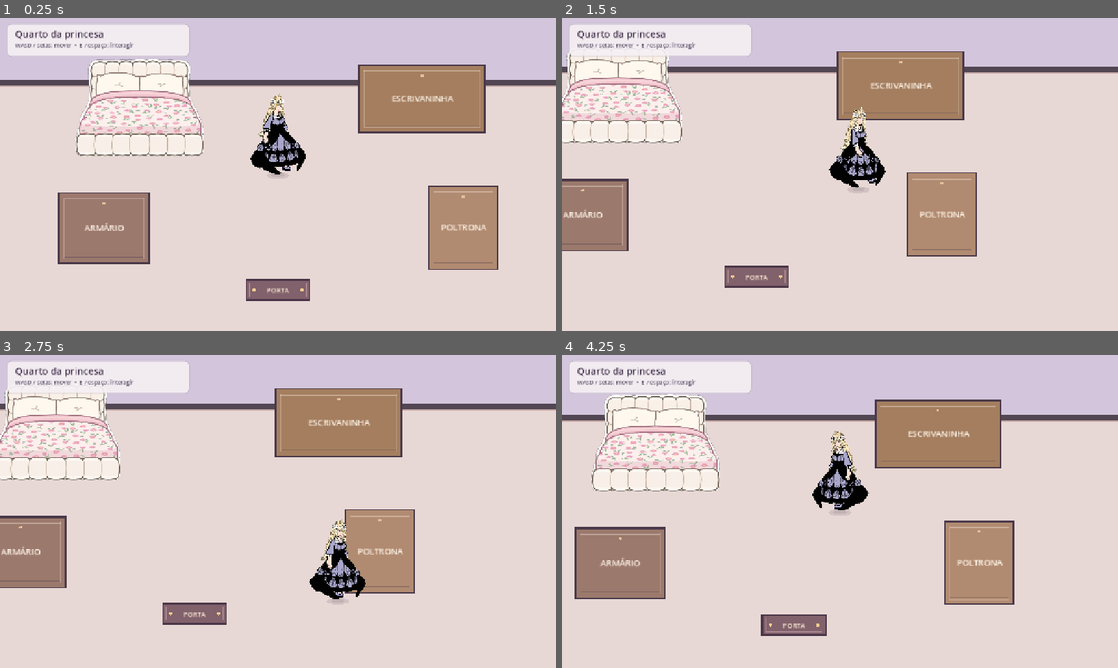
Above: before the commit, frames 1-4 (two rows, left to right).
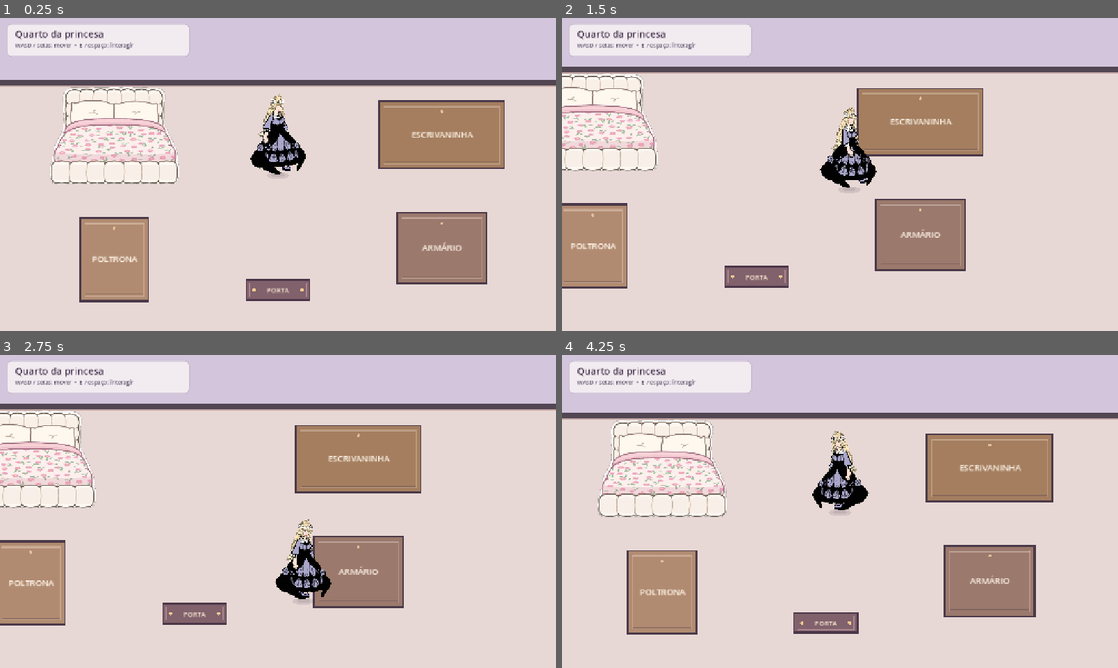
Above: after the commit, the same moments.

Repository: nestarasup-sys/jogo-novo
Game: Godot game, scene res://scenes/main.tscn
The game is run twice, just before and just after one commit, with the same random seed, the same clock (stepped at 60 frames per second) and the same inputs.
Inputs:
- Up to frame 1 (0.25 s): no input
- Up to frame 2 (1.5 s): tap Enter at 0.5, 1.35 s; hold D (move_right) 0.53-1.28 s; tap E (interact) at 0.6 s; tap Space at 0.77 s; hold S (move_down) from 1.28 s (still down)
- Up to frame 3 (2.75 s): tap Space at 1.52 s; release S (move_down) at 2.03 s; hold D (move_right) from 2.03 s (still down); tap E (interact) at 2.1 s
- Up to frame 4 (4.25 s): tap Space at 2.75, 3.02, 3.77 s; release D (move_right) at 2.78 s; hold W (move_up) 2.78-3.53 s; tap Enter at 2.85 s; hold A (move_left) from 3.53 s (still down); tap E (interact) at 3.6 s

The runs differ from the first frame. In frame 1, 19% of the frame differs, in the area x 9-91%, y 13-91%; in frame 2, 18%; in frame 3, 18%; in frame 4, 23%, in the area x 0-100%, y 12-90%.

Commit message:
Reorganize bedroom furniture zones

Diff:
--- a/scenes/rooms/bedroom.tscn
+++ b/scenes/rooms/bedroom.tscn
@@ -76,7 +76,7 @@
 y_sort_enabled = true
 
 [node name="Bed" type="StaticBody2D" parent="WorldSpace/Furniture"]
-position = Vector2(395, 306)
+position = Vector2(350, 355)
 script = ExtResource("3_furniture")
 display_name = "CAMA"
 footprint_size = Vector2(225, 165)
@@ -90,7 +90,7 @@
 
 
 [node name="WritingDesk" type="StaticBody2D" parent="WorldSpace/Furniture"]
-position = Vector2(895, 286)
+position = Vector2(930, 350)
 script = ExtResource("3_furniture")
 display_name = "ESCRIVANINHA"
 footprint_size = Vector2(225, 122)
@@ -101,7 +101,7 @@
 
 
 [node name="Wardrobe" type="StaticBody2D" parent="WorldSpace/Furniture"]
-position = Vector2(332, 515)
+position = Vector2(930, 550)
 script = ExtResource("3_furniture")
 display_name = "ARMÁRIO"
 footprint_size = Vector2(162, 128)
@@ -112,7 +112,7 @@
 
 
 [node name="Armchair" type="StaticBody2D" parent="WorldSpace/Furniture"]
-position = Vector2(968, 514)
+position = Vector2(350, 570)
 script = ExtResource("3_furniture")
 display_name = "POLTRONA"
 footprint_size = Vector2(125, 150)
@@ -125,7 +125,7 @@
 [node name="Interactions" type="Node2D" parent="."]
 
 [node name="BedUse" type="Marker2D" parent="Interactions"]
-position = Vector2(450, 401)
+position = Vector2(390, 448)
 script = ExtResource("4_interaction")
 interaction_type = "bed"
 action_label = "Usar cama"
@@ -155,4 +155,4 @@
 position = Vector2(640, 558)
 
 [node name="BedSitPosition" type="Marker2D" parent="Spawns"]
-position = Vector2(395, 410)
+position = Vector2(350, 462)
--- a/tests/smoke.gd
+++ b/tests/smoke.gd
@@ -144,6 +144,21 @@
             "móvel sem corte na direita: " + item.name)
     var bed_node = game.current_room.get_node("WorldSpace/Furniture/Bed")
     var desk_node = game.current_room.get_node("WorldSpace/Furniture/WritingDesk")
+    var wardrobe_node = game.current_room.get_node("WorldSpace/Furniture/Wardrobe")
+    var armchair_node = game.current_room.get_node("WorldSpace/Furniture/Armchair")
+    _expect(bed_node.position.x == 350.0 and armchair_node.position.x == 350.0,
+        "zona de descanso organizada no lado esquerdo")
+    _expect(desk_node.position.x == 930.0 and wardrobe_node.position.x == 930.0,
+        "zona de trabalho e armazenamento no lado direito")
+    _expect(bed_node.position.y == 355.0 and desk_node.position.y == 350.0,
+        "cama e escrivaninha afastadas da colisão norte")
+    _expect(armchair_node.position.y == 570.0 and wardrobe_node.position.y == 550.0,
+        "poltrona e armário organizados na faixa sul")
+    _expect(bed_node.position.x + bed_node.footprint_size.x * 0.5 < 465.0
+        and armchair_node.position.x + armchair_node.footprint_size.x * 0.5 < 465.0
+        and desk_node.position.x - desk_node.footprint_size.x * 0.5 > 815.0
+        and wardrobe_node.position.x - wardrobe_node.footprint_size.x * 0.5 > 815.0,
+        "faixa central livre da entrada até a saída")
     _expect(bed_node.position.y - bed_node.footprint_size.y * 0.5 > 215.0,
         "cama longe do HUD superior")
     _expect(desk_node.position.y - desk_node.footprint_size.y * 0.5 > 215.0,
@@ -158,7 +173,7 @@
         "painel de interação some sem dica")
 
     await _test_player_movement(game)
-    game.player.global_position = Vector2(450, 401)
+    game.player.global_position = game.current_room.get_node("Interactions/BedUse").global_position
     var bed: Dictionary = game.current_room.nearest_interaction(game.player.global_position)
     _expect(bed.get("kind") == "bed" and bed.get("label") == "Usar cama", "cama oferece ação própria por proximidade")
     game._activate_interaction(bed)
@@ -176,7 +191,7 @@
 
     game._activate_interaction(bed)
     (actions_panel.get_node("SitButton") as Button).pressed.emit()
-    _expect(game.player.global_position.distance_to(Vector2(395, 410)) < 0.5, "Sentar posiciona a princesa junto à cama")
+    _expect(game.player.global_position.distance_to(Vector2(350, 462)) < 0.5, "Sentar posiciona a princesa junto à cama")
     _expect(game.hud.is_message_open(), "Sentar confirma ação em mensagem")
     _expect(not game.player.movement_enabled, "mensagem de sentar bloqueia movimento")
     (game.hud.get_node("HudRoot/MessageOverlay/MessageBox/CloseButton") as Button).pressed.emit()
@@ -228,14 +243,14 @@
     _expect(absf(delta.x - delta.y) < 3.0, "diagonal equilibrada")
     _expect(absf(delta.length() - axis_distance) < 6.0, "diagonal normalizada")
     await _release_inputs()
-    # A mesa ocupa x 782.5..1007.5, y 225..347, com personagem à esquerda.
-    game.player.global_position = Vector2(740, 286)
+    # A escrivaninha ocupa x 817.5..1042.5, y 289..411, com personagem à esquerda.
+    game.player.global_position = Vector2(760, 350)
     game.player.velocity = Vector2.ZERO
     Input.action_press("move_right")
     for _i in range(35):
         await physics_frame
     Input.action_release("move_right")
-    _expect(game.player.global_position.x < 770.0, "a princesa não atravessa a escrivaninha")
+    _expect(game.player.global_position.x < 805.0, "a princesa não atravessa a escrivaninha")
     await _release_inputs()
     game.player.global_position = Vector2(60, 400)
     game.player.velocity = Vector2.ZERO
